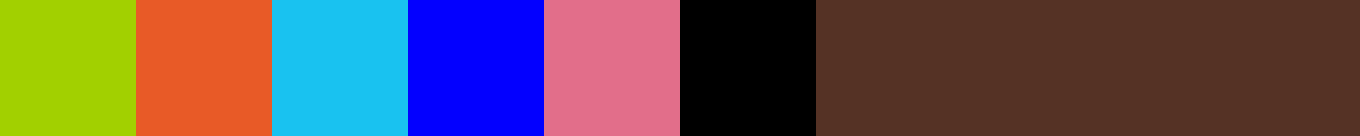
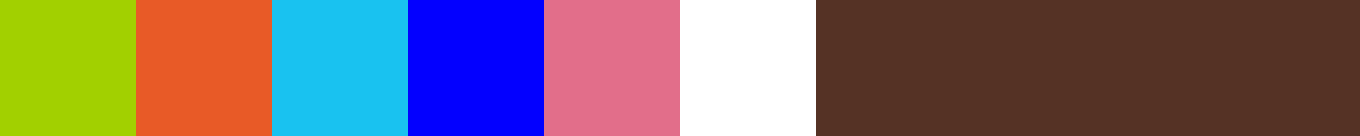
Layered file, before and after one edit (1360×136). Changes by layer:
painted on "palette.png" over (680, 0, 816, 136)
added layer "world2" over (680, 0, 816, 136)
